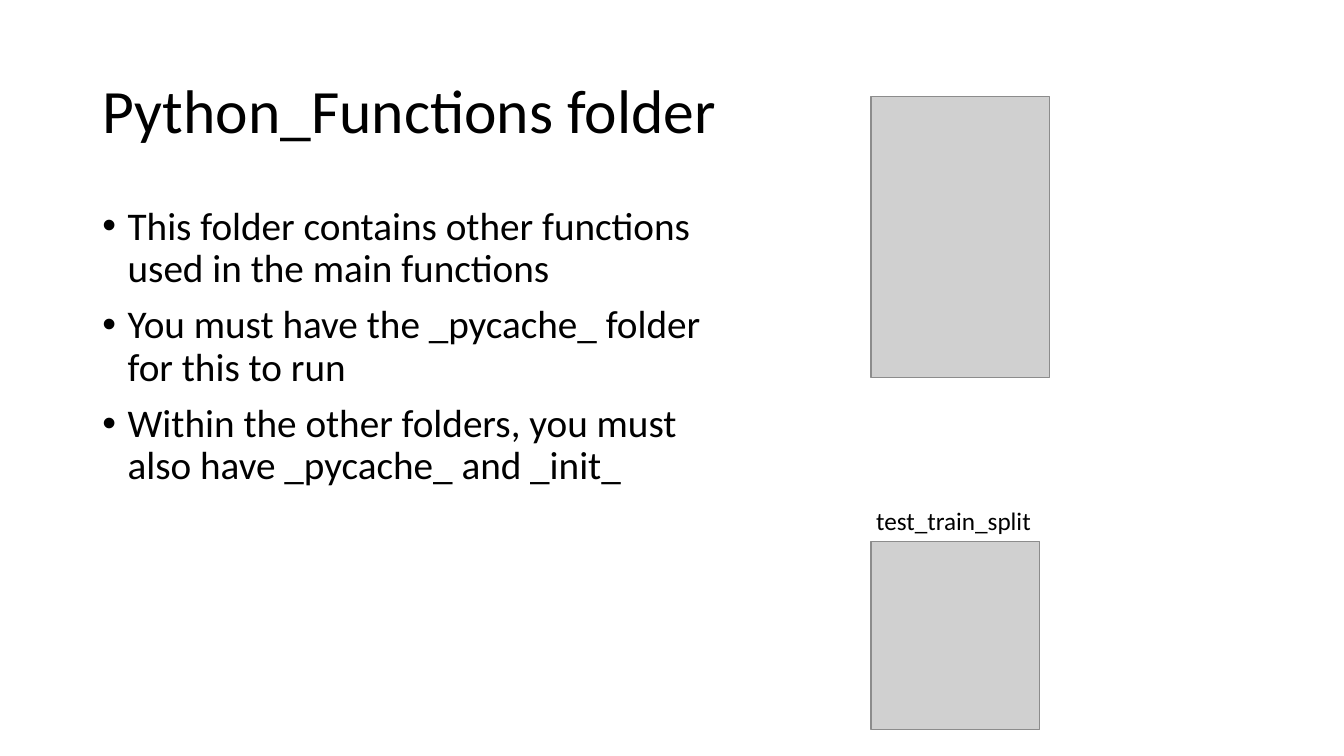
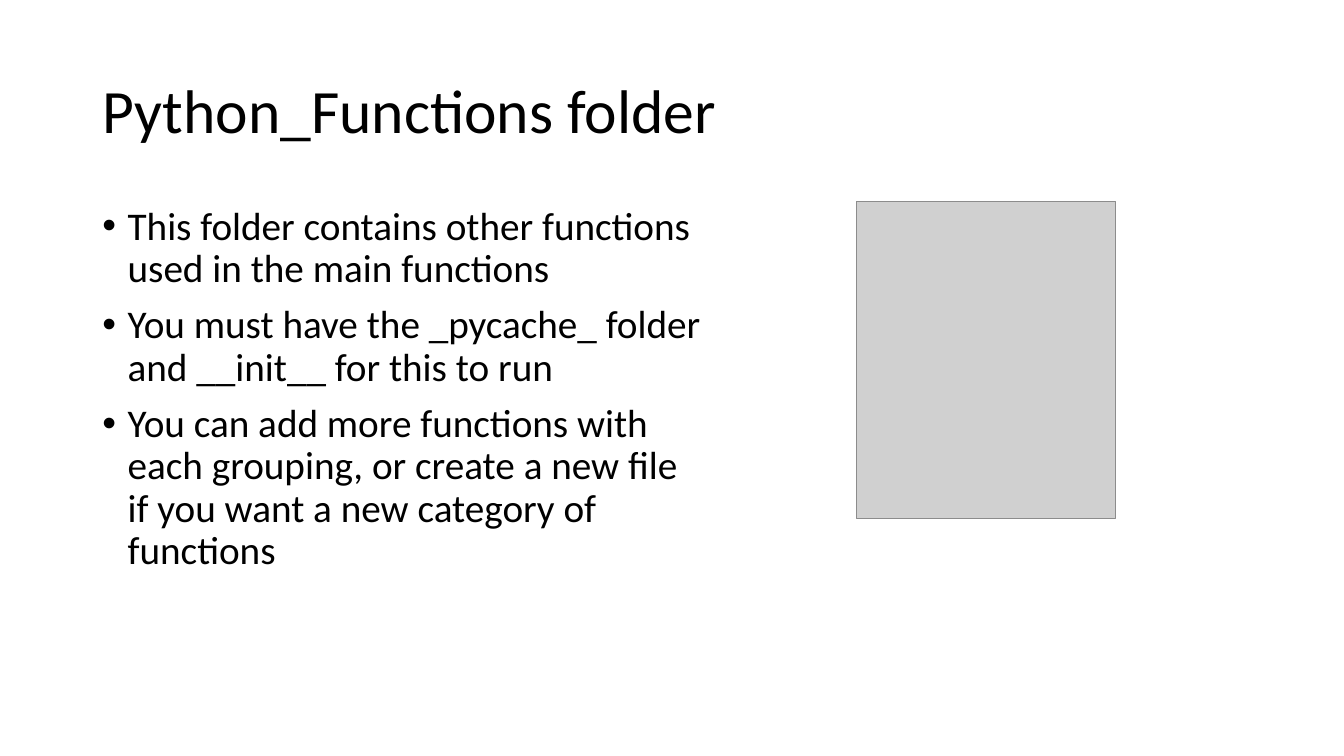
Before and after one commit to cafr1977/MPC_python, a slide deck: slide 26 of Python MPC.pptx (slide 21 before the commit). Drawn at 1344x756 pixels with LibreOffice and Linux fonts; fonts in the diff are those of the drawing; grey boxes stand for pictures. Boxes give left, top, right and bottom in pixels: in the first picture for what was removed or moved away, otherwise in the second. Text is boxed around its words. In the diff, an @@ line names an element or a change of style, - is before the commit and + after.

```diff
--- a/Python MPC.pptx
+++ b/Python MPC.pptx
@@ picture removed at box(871, 97, 1050, 378) @@
@@ picture added at box(857, 202, 1116, 519) @@
@@ text at box(128, 310, 700, 565): text changed @@
-• You must have the _pycache_ folder for this to run
-• Within the other folders, you must also have _pycache_ and _init_
+• You must have the _pycache_ folder and __init__ for this to run
+• You can add more functions with each grouping, or create a new file if you want a new category of functions
@@ text removed at box(876, 512, 1031, 534) @@
-test_train_split
@@ picture removed at box(871, 541, 1041, 730) @@
```
Also in this commit, not shown: 11 other slides changed, 5 slides added, 4 other files.
